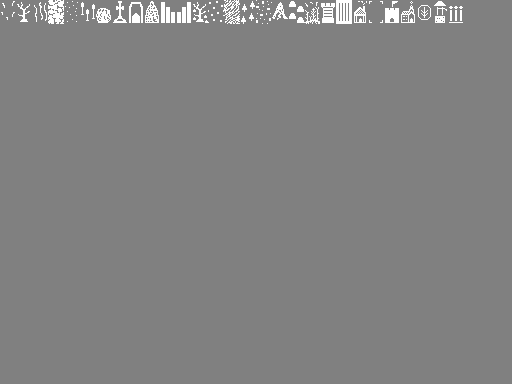
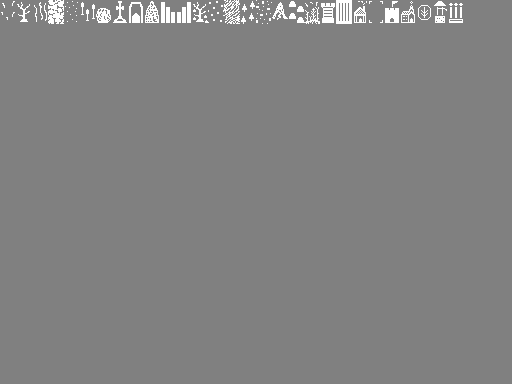
Before/after of a w=512, h=384 layered artwork. What changed in the layer stack:
painted on "Background" over [449, 3, 463, 22]
